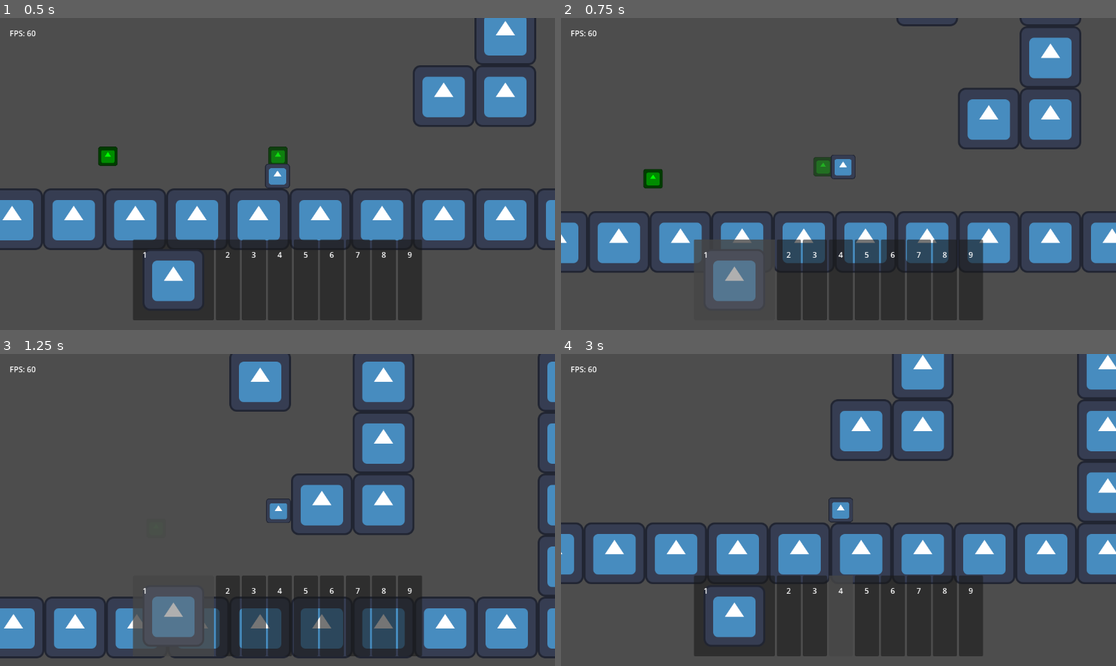
Above: before the commit, frames 1-4 (two rows, left to right).
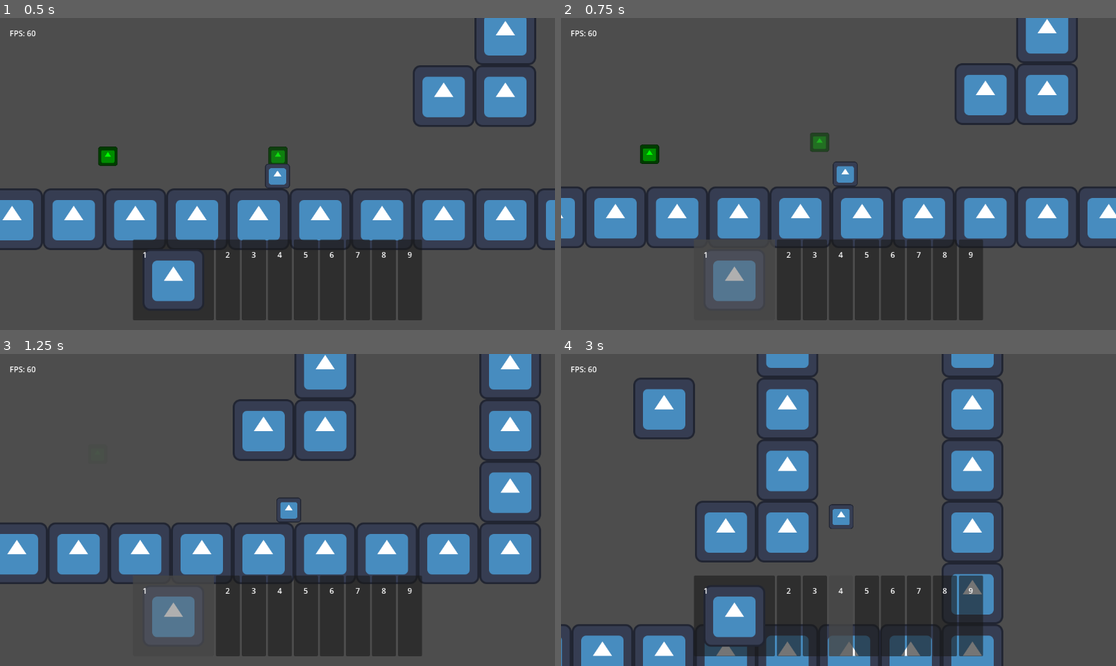
Above: after the commit, the same moments.

Repository: TheHumanMRP/RPG-Life-Tracker
Game: Godot game, scene res://Folders/Systems/Main/Scenes/main_scene.tscn
Same seed, same stepped clock (60 frames per second), same inputs: the game is played once before the commit and once after it. The engine's default icon, where the game draws it, is replaced by a stand-in: a white triangle on a blue panel in a dark square.
Inputs (mouse positions are in pixels of both pictures, inside the frame that each line leads up to):
- Up to frame 1 (0.5 s): no input
- Up to frame 2 (0.75 s): move the mouse to (733, 280) at 0.52 s; hold D (move_right) from 0.53 s (still down); tap Space (jump) at 0.6 s; click (733, 280) at 0.67 s
- Up to frame 3 (1.25 s): keep holding D (move_right); tap Space (jump) at 0.77, 1.07 s
- Up to frame 4 (3 s): move the mouse to (788, 616) at 1.27 s; tap I (add_test_sword) at 1.35, 2.85 s; click (788, 616) at 1.42 s; tap Space (jump) at 1.52, 1.55, 1.82, 2.1 s; move the mouse to (816, 616) at 2.02 s; release D (move_right) at 2.03 s; hold A (move_left) 2.03-2.78 s; click (816, 616) at 2.17 s; move the mouse to (838, 616) at 2.77 s; hold D (move_right) from 2.78 s (still down); click (838, 616) at 2.92 s

Frame 1 is identical in both runs. In frame 2, 20% of the frame differs, in the area x 0-100%, y 0-82%; in frame 3, 34%, in the area x 0-100%, y 0-98%; in frame 4, 32%.
Error in both runs: Invalid call. Nonexistent function 'get_inventory' in base 'Node (global.gd)'. (res://Folders/Systems/Inventory_System/Scripts/hotbar_logic.gd:61)

Commit message:
Auto commit at 2026-07-12 12:22:38

Diff:
--- a/Folders/Components/movement_component.gd
+++ b/Folders/Components/movement_component.gd
@@ -98,15 +98,13 @@
 	if jump:
 		jumped = true
 
-		if not is_on_floor and not is_on_wall:
-			air_jumped = true
-
 		if is_on_wall:
 			velocity.x = wall_dir * wall_jump_force
 			velocity.y = - jump_force
 			return velocity
 
-		if not air_jumped:
+		if not air_jumped and not is_on_floor:
+			air_jumped = true
 			velocity.y = - jump_force
 
 	return velocity
